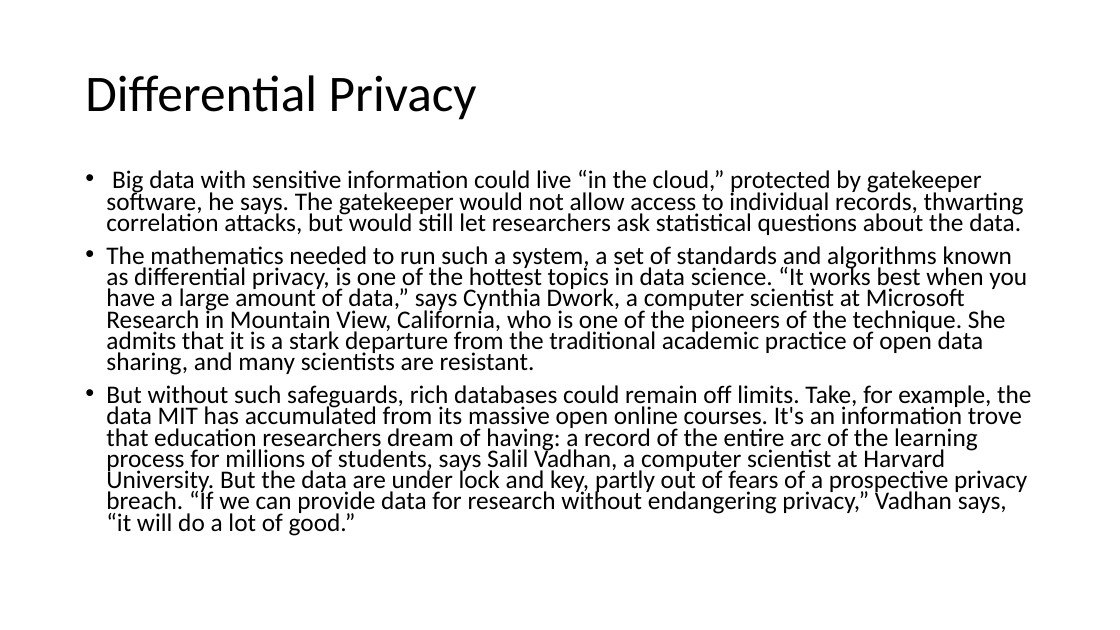
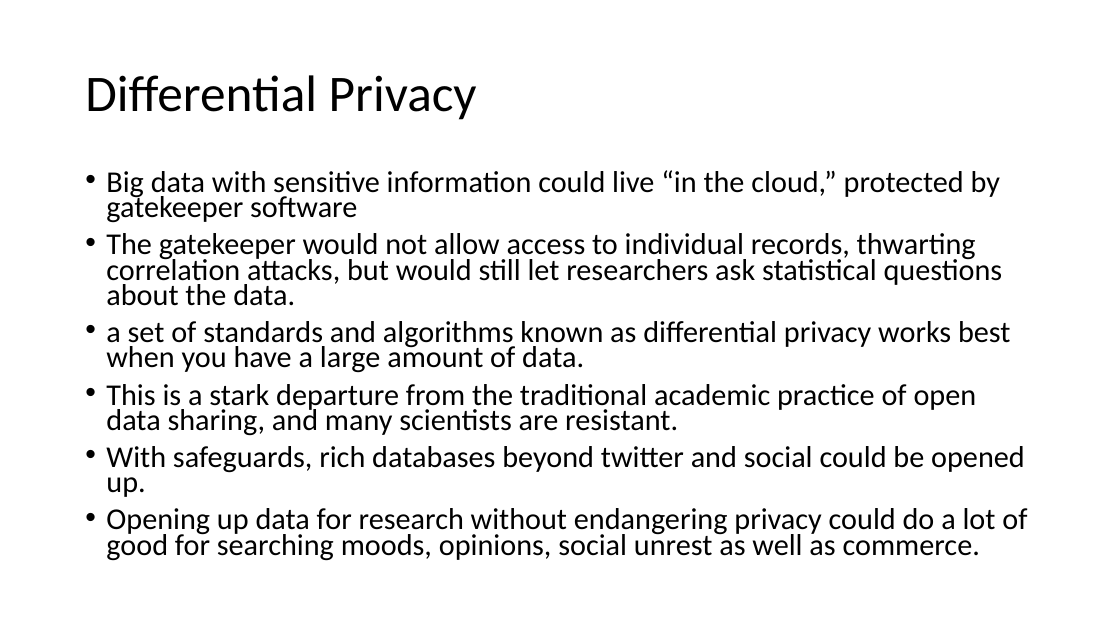
Before and after one commit to deniseygrace/COT-4935-Group-7-Project, a slide deck: slide 22 of Twitter.pptx (slide 18 before the commit). Drawn at 1120x630 pixels with LibreOffice and Linux fonts; fonts in the diff are those of the drawing. Boxes give left, top, right and bottom in pixels: in the first picture for what was removed or moved away, otherwise in the second. Text is boxed around its words. In the diff, an @@ line names an element or a change of style, - is before the commit and + after.

```diff
--- a/Twitter.pptx
+++ b/Twitter.pptx
@@ text at (x1=106, y1=170, x2=1027, y2=561): text changed; size 21.7 to 25.9 pt @@
-• Big data with sensitive information could live “in the cloud,” protected by gatekeeper software, he says. The gatekeeper would not allow access to individual records, thwarting correlation attacks, but would still let researchers ask statistical questions about the data.
-• The mathematics needed to run such a system, a set of standards and algorithms known as differential privacy, is one of the hottest topics in data science. “It works best when you have a large amount of data,” says Cynthia Dwork, a computer scientist at Microsoft Research in Mountain View, California, who is one of the pioneers of the technique. She admits that it is a stark departure from the traditional academic practice of open data sharing, and many scientists are resistant.
-• But without such safeguards, rich databases could remain off limits. Take, for example, the data MIT has accumulated from its massive open online courses. It's an information trove that education researchers dream of having: a record of the entire arc of the learning process for millions of students, says Salil Vadhan, a computer scientist at Harvard University. But the data are under lock and key, partly out of fears of a prospective privacy breach. “If we can provide data for research without endangering privacy,” Vadhan says, “it will do a lot of good.”
+• Big data with sensitive information could live “in the cloud,” protected by gatekeeper software
+• The gatekeeper would not allow access to individual records, thwarting correlation attacks, but would still let researchers ask statistical questions about the data.
+• a set of standards and algorithms known as differential privacy works best when you have a large amount of data.
+• This is a stark departure from the traditional academic practice of open data sharing, and many scientists are resistant.
+• With safeguards, rich databases beyond twitter and social could be opened up.
+• Opening up data for research without endangering privacy could do a lot of good for searching moods, opinions, social unrest as well as commerce.
```
Also in this commit, not shown: 8 other slides changed, 4 slides added, 1 slide removed, 29 other files.
